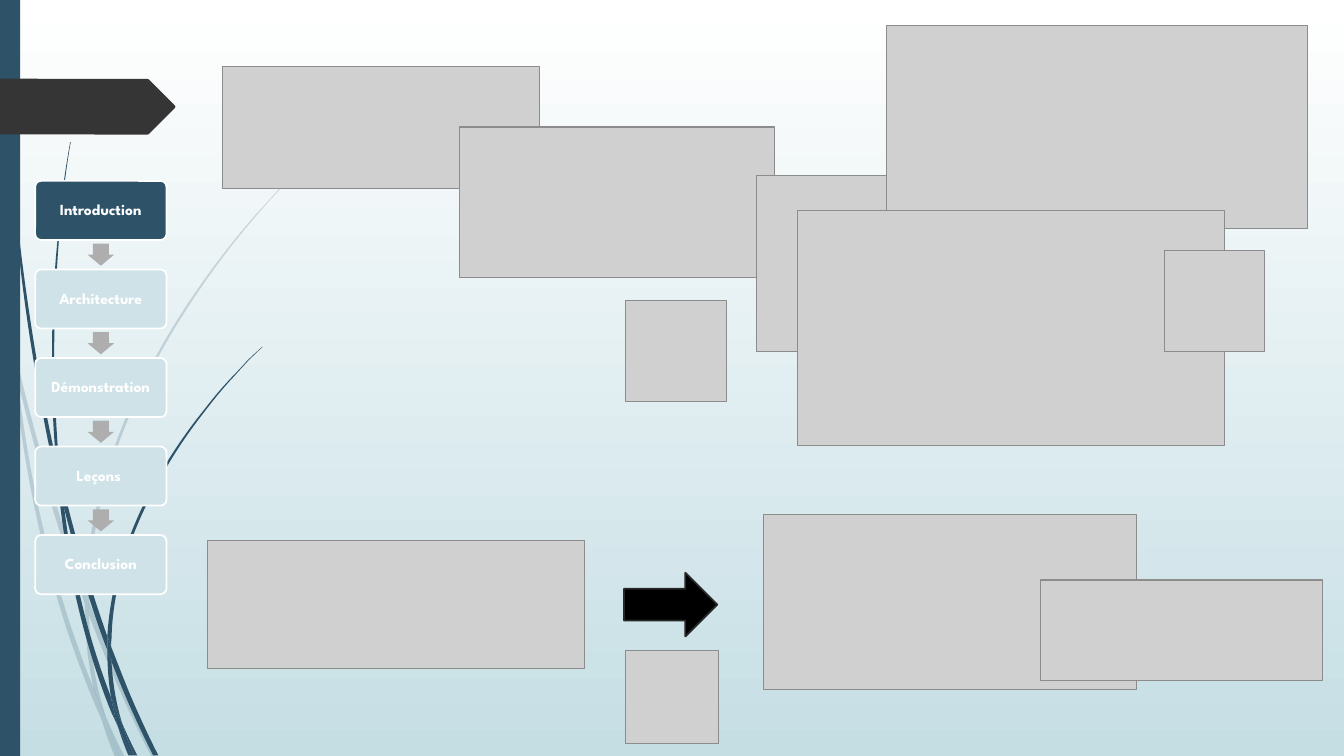
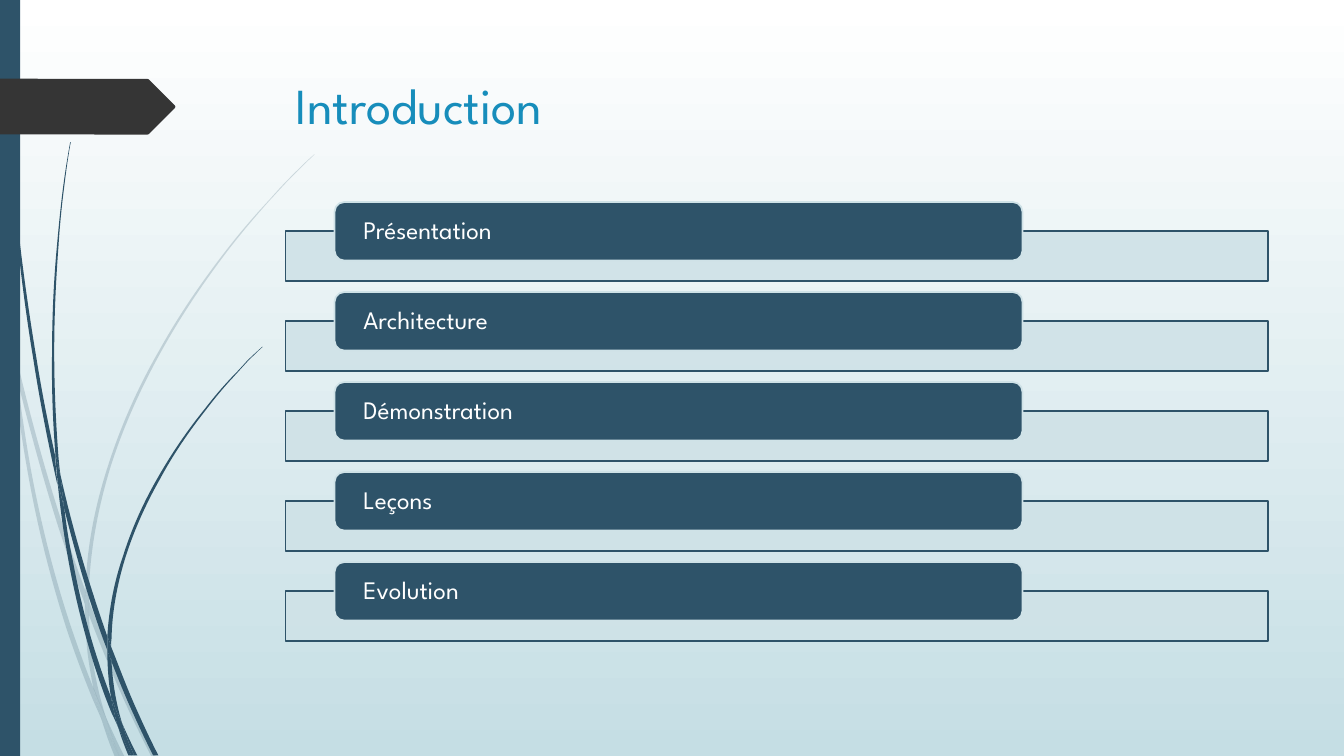
Before and after one commit to Djounna/Project_TripCompanion, a slide deck: slide 2 of Présentation_Projet_BxlDigital.pptx (slide 3 before the commit). Drawn at 1344x756 pixels with LibreOffice and Linux fonts; fonts in the diff are those of the drawing; grey boxes stand for pictures. Boxes give left, top, right and bottom in pixels: in the first picture for what was removed or moved away, otherwise in the second. Text is boxed around its words. In the diff, an @@ line names an element or a change of style, - is before the commit and + after.

```diff
--- a/Présentation_Projet_BxlDigital.pptx
+++ b/Présentation_Projet_BxlDigital.pptx
@@ picture removed at [887,25,1309,229] @@
@@ picture removed at [223,67,540,190] @@
@@ title "Introduction": place and size @@
-title "Introduction" at [60,204,142,215]
+title "Introduction" at [296,89,542,125]
@@ title "Introduction" at [296,89,542,125]: size 11 to 36 pt, text colour #FFFFFF to #178DBB, bold off; alignment centre to left; line spacing 0.9 to 1; less space between paragraphs; vertical alignment middle to top @@
@@ picture removed at [460,127,774,277] @@
@@ picture removed at [757,176,1092,352] @@
@@ picture removed at [798,211,1225,445] @@
@@ picture removed at [1165,251,1265,352] @@
@@ picture removed at [626,301,727,402] @@
@@ group removed at [35,180,166,595]: 5 rounded rectangles, 4 right arrows @@
@@ picture removed at [764,515,1136,691] @@
@@ picture removed at [208,540,585,668] @@
@@ group added at [285,202,1268,642]: 5 rectangles, 5 rounded rectangles, 5 texts @@
+Présentation
+Architecture
+Démonstration
+Leçons
+Evolution
@@ down arrow removed at [625,573,717,637] @@
@@ picture removed at [1041,580,1323,681] @@
@@ picture removed at [626,650,719,743] @@
```
Also in this commit, not shown: 3 other slides changed, 3 slides added, 7 slides removed, 54 other files.
